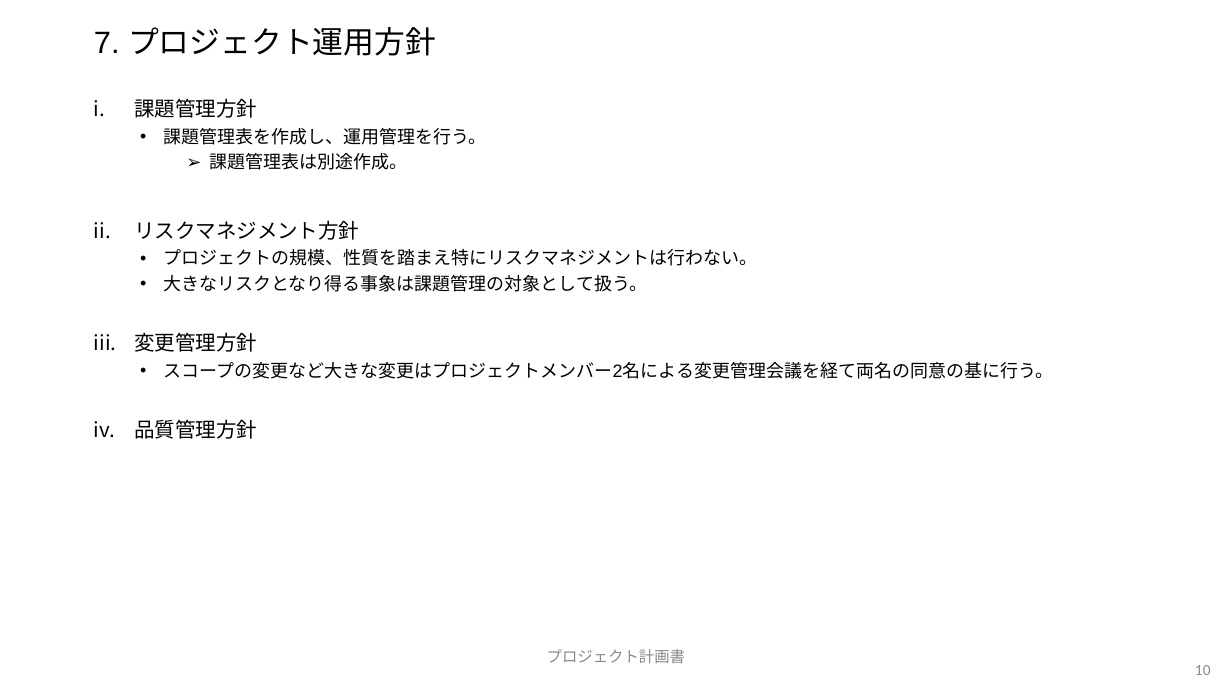
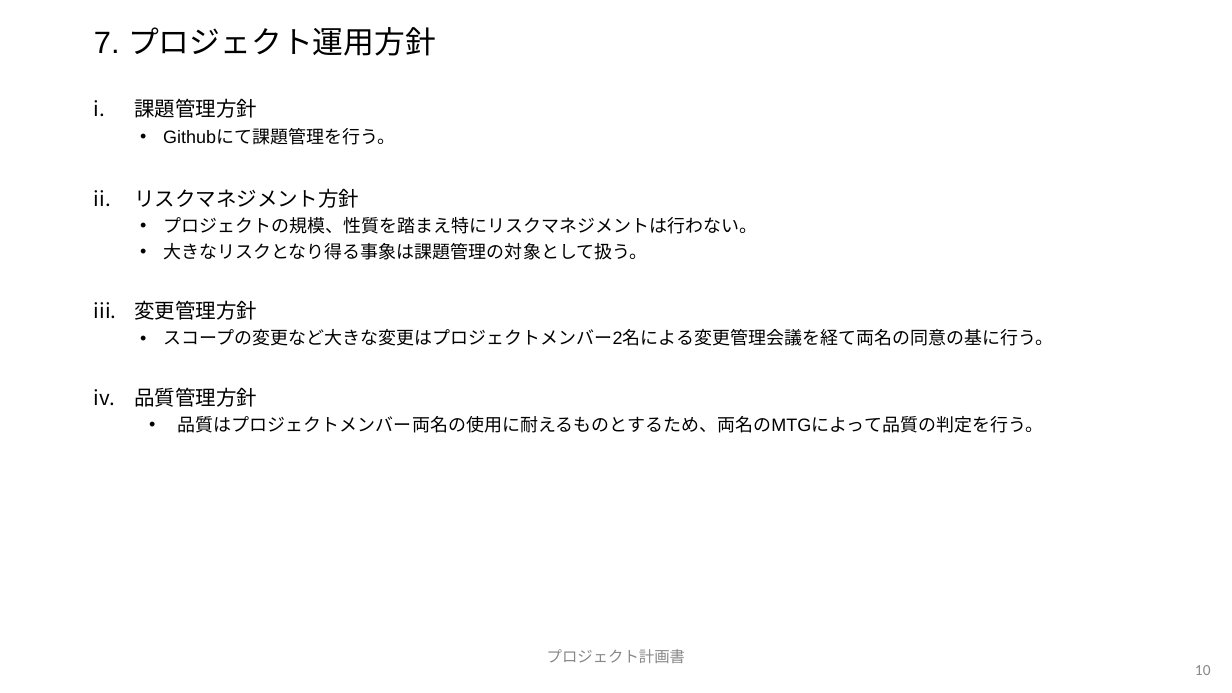
Before and after one commit to yoshtanaka/toraberu, a slide deck: slide 10 of プロジェクト計画書_v0.5.pptx. Drawn at 1232x693 pixels with LibreOffice and Linux fonts; fonts in the diff are those of the drawing; background and template pictures are left out. Boxes give left, top, right and bottom in pixels: in the first picture for what was removed or moved away, otherwise in the second. Text is boxed around its words. In the diff, an @@ line names an element or a change of style, - is before the commit and + after.

```diff
--- a/プロジェクト計画書_v0.5.pptx
+++ b/プロジェクト計画書_v0.5.pptx
@@ text at box(163, 129, 395, 145): text changed @@
-  • 課題管理表を作成し、運用管理を行う。
-    ➢ 課題管理表は別途作成。
+  • Githubにて課題管理を行う。
@@ text at box(178, 416, 1043, 433): paragraph added @@
+  • 品質はプロジェクトメンバー両名の使用に耐えるものとするため、両名のMTGによって品質の判定を行う。
```
Also in this commit, not shown: 4 other slides changed.
